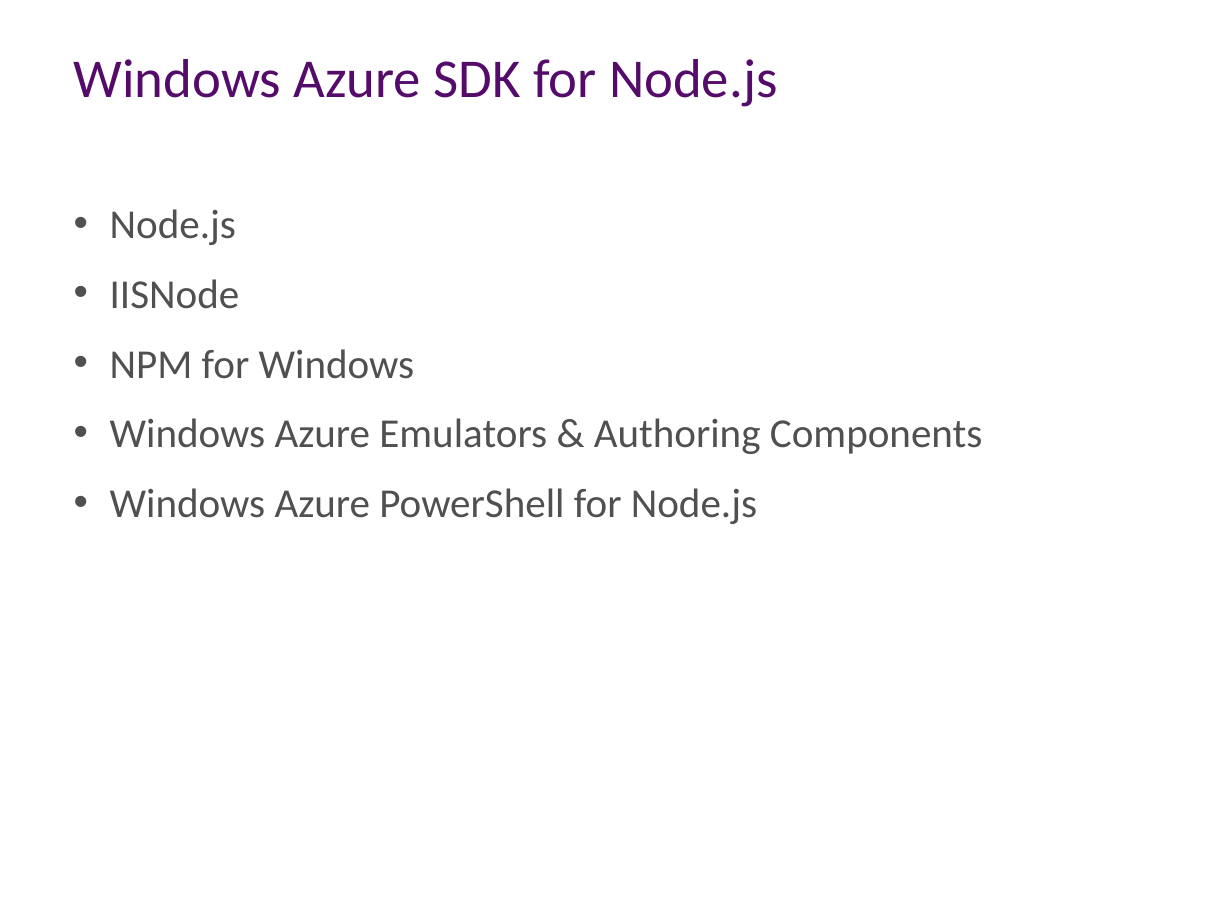
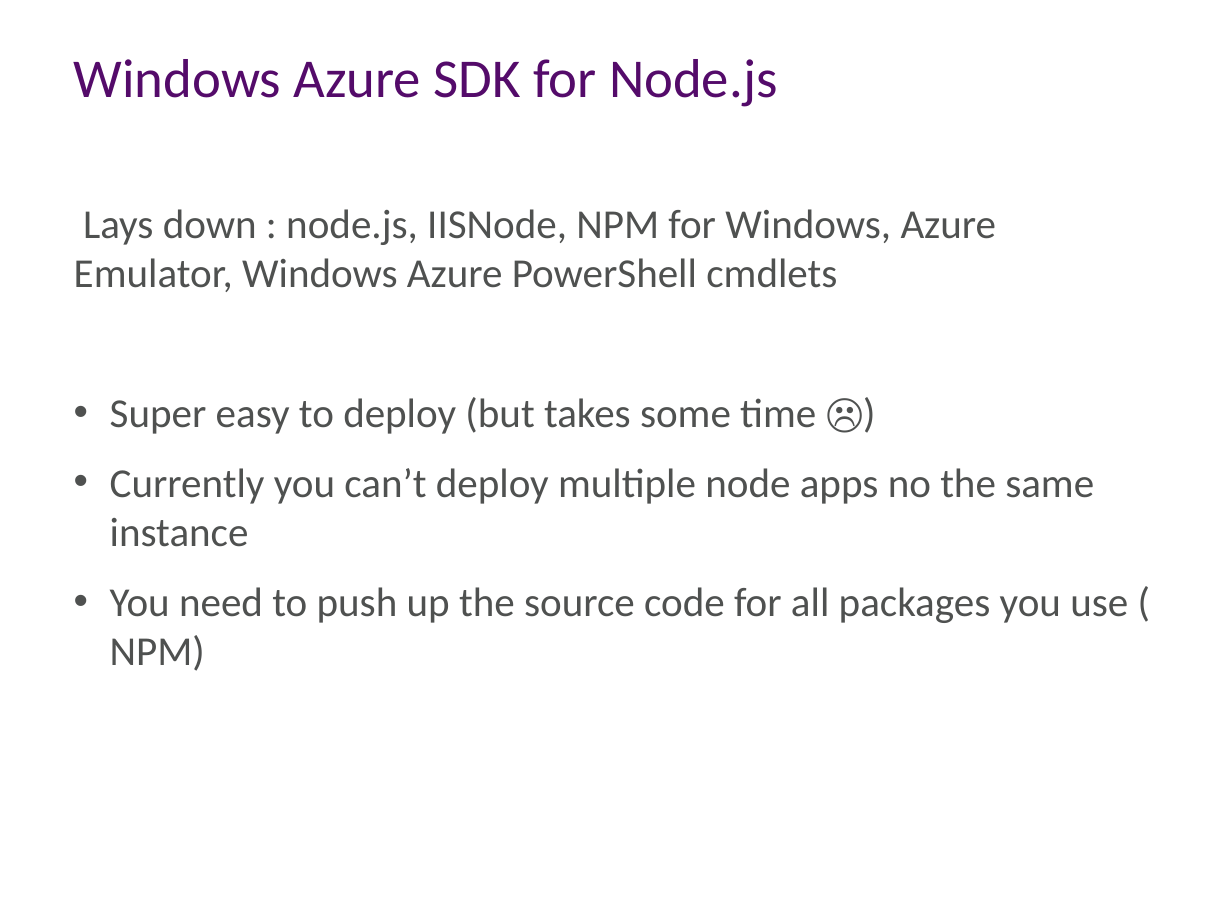
Before and after one commit to aidancasey/AzureNodeChatClient, a slide deck: slide 14 of presentation/Building Node.js Applications on Windows Azure.pptx (slide 13 before the commit). Drawn at 1232x924 pixels with LibreOffice and Linux fonts; fonts in the diff are those of the drawing; background and template pictures are left out. Boxes give left, top, right and bottom in pixels: in the first picture for what was removed or moved away, otherwise in the second. Text is boxed around its words. In the diff, an @@ line names an element or a change of style, - is before the commit and + after.

```diff
--- a/presentation/Building Node.js Applications on Windows Azure.pptx
+++ b/presentation/Building Node.js Applications on Windows Azure.pptx
@@ text at (x1=74, y1=209, x2=1128, y2=671): text changed @@
-• Node.js
-• IISNode
-• NPM for Windows
-• Windows Azure Emulators & Authoring Components
-• Windows Azure PowerShell for Node.js
+Lays down : node.js, IISNode, NPM for Windows, Azure Emulator, Windows Azure PowerShell cmdlets
+• Super easy to deploy (but takes some time ☹)
+• Currently you can’t deploy multiple node apps no the same instance
+• You need to push up the source code for all packages you use ( NPM)
```
Also in this commit, not shown: 6 other slides changed, 3 slides added, 5 slides removed.
